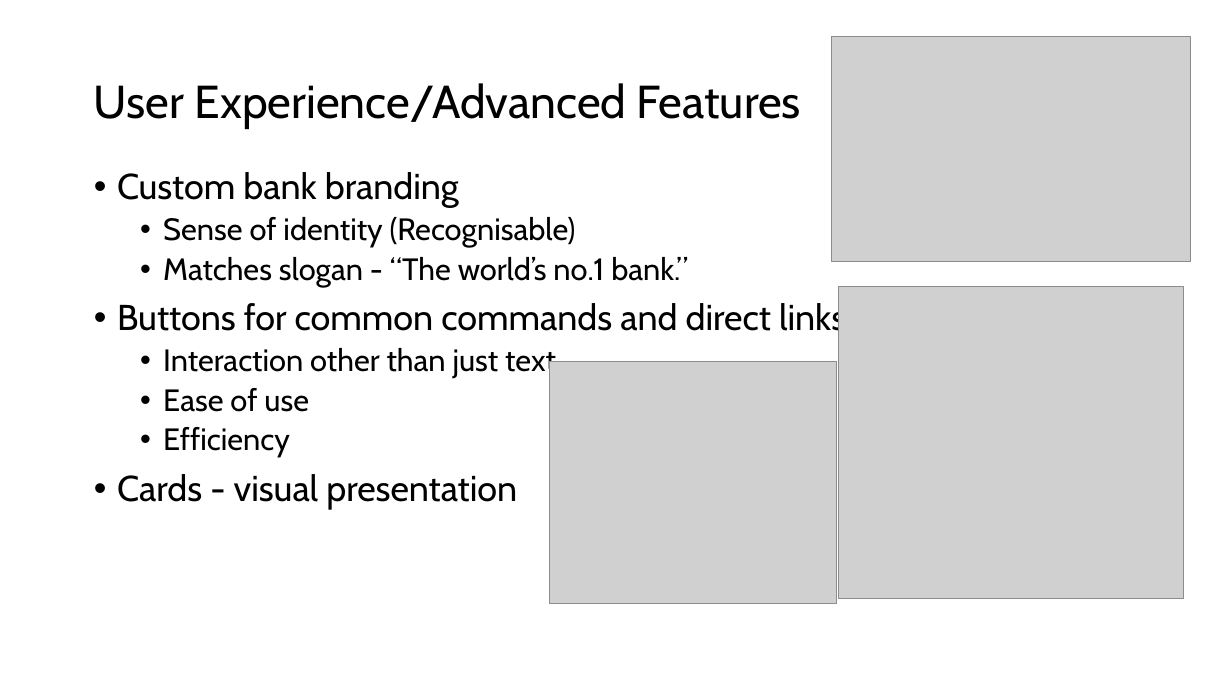
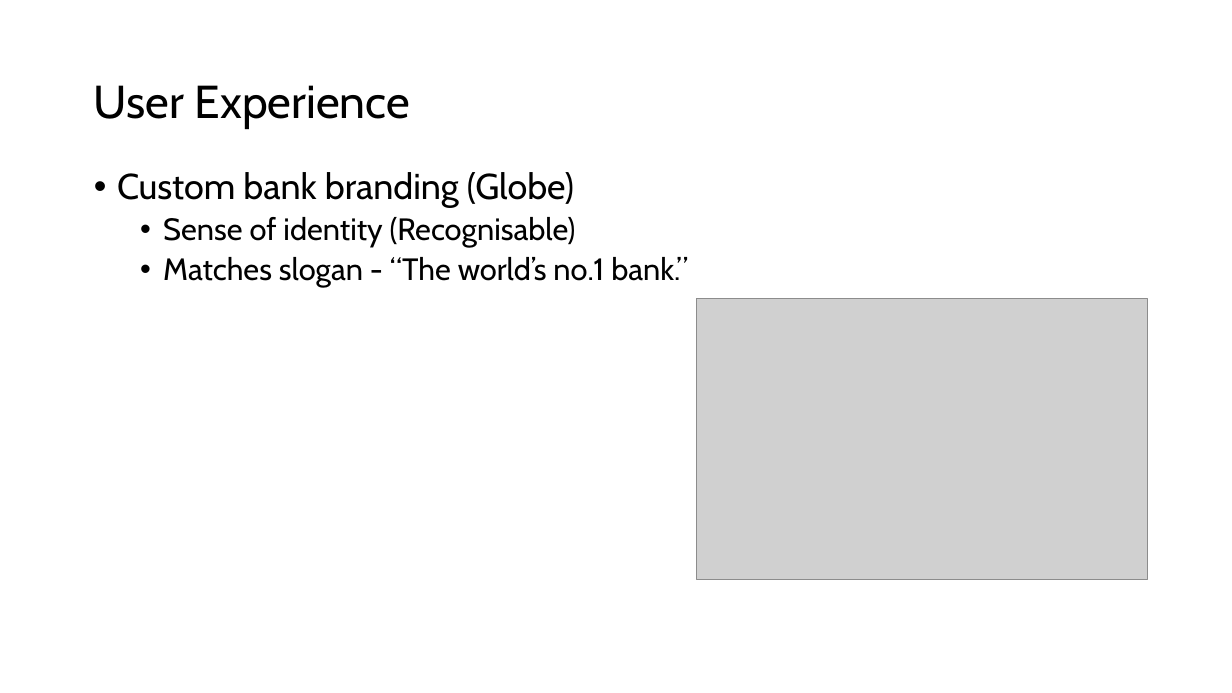
Before and after one commit to cdsuligan/MSAPhase2, a slide deck: slide 4 of MSA Assessment Deck.pptx. Drawn at 1232x693 pixels with LibreOffice and Linux fonts; fonts in the diff are those of the drawing; grey boxes stand for pictures; background and template pictures are left out. Boxes give left, top, right and bottom in pixels: in the first picture for what was removed or moved away, otherwise in the second. Text is boxed around its words. In the diff, an @@ line names an element or a change of style, - is before the commit and + after.

```diff
--- a/MSA Assessment Deck.pptx
+++ b/MSA Assessment Deck.pptx
@@ title at <box>94,85,410,129</box>: text changed @@
-User Experience/Advanced Features
+User Experience
@@ text at <box>117,172,574,208</box>: text changed @@
-• Custom bank branding
+• Custom bank branding (Globe)
@@ picture: place and size @@
-picture at <box>832,37,1191,262</box>
+picture at <box>697,299,1148,579</box>
@@ picture removed at <box>838,287,1184,598</box> @@
@@ text at <box>117,300,853,510</box>: paragraphs removed @@
-• Buttons for common commands and direct links.
-  • Interaction other than just text
-  • Ease of use
-  • Efficiency
-• Cards - visual presentation
@@ picture removed at <box>549,361,836,604</box> @@
```
Also in this commit, not shown: 5 other slides changed, 6 slides added, 1 other file.
